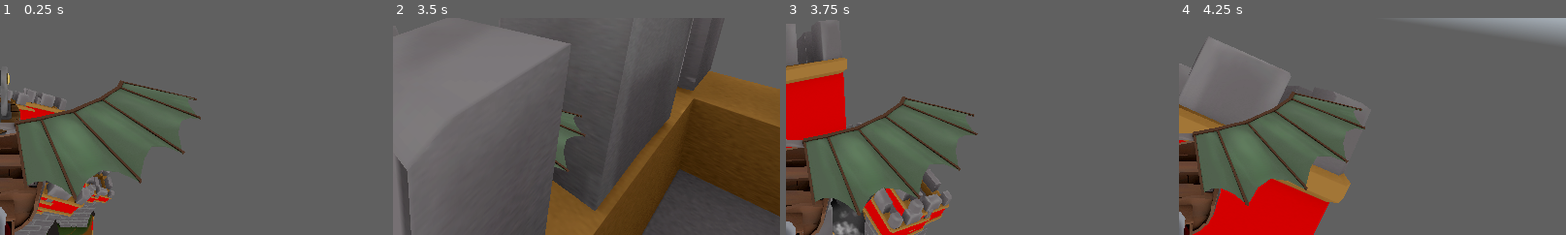
Above: before the commit, frames 1-4 (left to right).
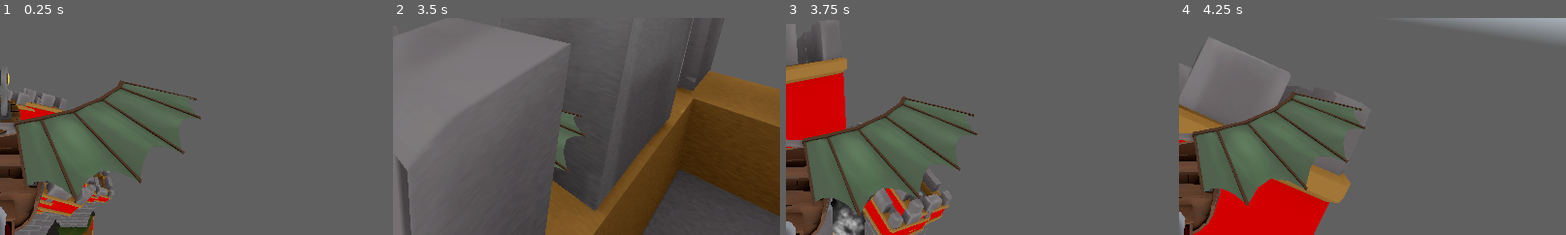
Above: after the commit, the same moments.

Repository: SimDubz/godot_gamejam_01
Game: Godot game, scene res://scenes/playground.tscn
Same seed, same stepped clock (60 frames per second), same inputs: the game is played once before the commit and once after it. This scene is started directly instead of the project's main scene. A sky picture missing from this copy of the repository is replaced by a grey-blue gradient.
Inputs (mouse positions are % of the whole screen's width and height, from its top left):
- Up to frame 1 (0.25 s): no input
- Up to frame 2 (3.5 s): tap Enter (ui_accept) at 0.5, 0.77, 1.52, 3.02 s; move the mouse to (55, 50) at 0.52 s; hold E (rotate_right) 0.53-1.28 s; move the mouse to (45, 50) at 1.27 s; hold Q (rotate_left) 1.28-2.03 s; move the mouse to (52, 48) at 2.02 s; hold E (rotate_right) from 2.03 s (still down); move the mouse to (49, 52) at 2.77 s
- Up to frame 3 (3.75 s): move the mouse to (57, 51) at 3.52 s; release E (rotate_right) at 3.53 s; hold Q (rotate_left) from 3.53 s (still down)
- Up to frame 4 (4.25 s): keep holding Q (rotate_left); tap Enter (ui_accept) at 3.77 s
The pictures show only the part of the screen within x 50-100%, y 50-100%; the shares and areas given below are measured in that part.

Frames 1-2 are identical in both runs. In frame 3, 0.5% of the frame differs, in the area x 12-21%, y 87-100%; in frame 4, nothing differs.

Commit message:
Projectile Trails are now even better and fix Flametrower Size

Diff:
--- a/arts/vfx/vfx_Flametrower.tscn
+++ b/arts/vfx/vfx_Flametrower.tscn
@@ -12,13 +12,15 @@
 [sub_resource type="ParticleProcessMaterial" id="ParticleProcessMaterial_daxam"]
 emission_shape = 1
 emission_sphere_radius = 0.15
-direction = Vector3(0, 0, 1)
+direction = Vector3(0, 0, 0)
 spread = 3.0
-initial_velocity_min = 4.0
-initial_velocity_max = 5.0
+initial_velocity_min = 40.0
+initial_velocity_max = 45.0
 gravity = Vector3(0, 0, 0)
 damping_min = 3.5
 damping_max = 5.0
+scale_min = 8.0
+scale_max = 10.0
 scale_curve = SubResource("CurveTexture_b0xds")
 
 [sub_resource type="StandardMaterial3D" id="StandardMaterial3D_ep7fo"]
@@ -27,7 +29,7 @@
 shading_mode = 0
 disable_fog = true
 vertex_color_use_as_albedo = true
-albedo_color = Color(5, 2, 0.25, 0.5)
+albedo_color = Color(3, 1, 0.1, 0.5)
 albedo_texture = ExtResource("1_0id8f")
 billboard_mode = 1
 billboard_keep_scale = true
@@ -53,14 +55,14 @@
 emission_shape = 1
 emission_sphere_radius = 0.3
 direction = Vector3(0, 0, 1)
-spread = 7.5
-initial_velocity_min = 4.0
-initial_velocity_max = 5.0
+spread = 5.5
+initial_velocity_min = 41.0
+initial_velocity_max = 45.5
 gravity = Vector3(0, 0, 0)
 damping_min = 3.0
 damping_max = 4.0
-scale_min = 3.0
-scale_max = 5.0
+scale_min = 25.0
+scale_max = 30.0
 scale_curve = SubResource("CurveTexture_5sj8l")
 color_ramp = SubResource("GradientTexture1D_s7eht")
 
@@ -78,15 +80,15 @@
 material = SubResource("StandardMaterial3D_r5ikd")
 
 [node name="vfx_Flametrower" type="Node3D"]
-transform = Transform3D(0.98328, 0, 0.182098, -0.0221922, 0.992546, 0.119832, -0.180741, -0.121869, 0.975951, 0, 0, 0)
+transform = Transform3D(1, 0, 0, 0, 1, 0, 0, 0, 1, 0, 0, 0)
 
 [node name="FlameAdd" type="GPUParticles3D" parent="."]
-amount = 12
+amount = 35
 process_material = SubResource("ParticleProcessMaterial_daxam")
 draw_pass_1 = SubResource("QuadMesh_g46dv")
 
 [node name="FlameAB" type="GPUParticles3D" parent="."]
-amount = 7
+amount = 25
 lifetime = 1.2
 process_material = SubResource("ParticleProcessMaterial_8a0sw")
 draw_pass_1 = SubResource("QuadMesh_yemem")
--- a/assets/Projectile_Arrow.tscn
+++ b/assets/Projectile_Arrow.tscn
@@ -33,8 +33,8 @@
 direction = Vector3(0, 0, 1)
 spread = 0.5
 gravity = Vector3(0, 0, 0)
-scale_min = 3.0
-scale_max = 4.5
+scale_min = 4.0
+scale_max = 6.0
 scale_curve = SubResource("CurveTexture_udqnj")
 color_ramp = SubResource("GradientTexture1D_wbi3p")
 
@@ -45,8 +45,11 @@
 disable_fog = true
 vertex_color_use_as_albedo = true
 albedo_texture = ExtResource("4_dm8pd")
-billboard_mode = 1
+billboard_mode = 3
 billboard_keep_scale = true
+particles_anim_h_frames = 1
+particles_anim_v_frames = 1
+particles_anim_loop = false
 
 [sub_resource type="QuadMesh" id="QuadMesh_mw7u2"]
 material = SubResource("StandardMaterial3D_o0e0h")
@@ -59,7 +62,6 @@
 
 [node name="Trail" type="GPUParticles3D" parent="SM_arrow" index="0"]
 transform = Transform3D(1, 0, 0, 0, 1, 0, 0, 0, 1, 0.00437741, -0.00329264, -2.29998)
-amount = 7
-lifetime = 0.5
+amount = 15
 process_material = SubResource("ParticleProcessMaterial_d42n7")
 draw_pass_1 = SubResource("QuadMesh_mw7u2")
--- a/assets/Projectile_Cannonball.tscn
+++ b/assets/Projectile_Cannonball.tscn
@@ -47,8 +47,11 @@
 disable_fog = true
 vertex_color_use_as_albedo = true
 albedo_texture = ExtResource("1_tejd0")
-billboard_mode = 1
+billboard_mode = 3
 billboard_keep_scale = true
+particles_anim_h_frames = 1
+particles_anim_v_frames = 1
+particles_anim_loop = false
 
 [sub_resource type="QuadMesh" id="QuadMesh_h7eov"]
 material = SubResource("StandardMaterial3D_h50q2")
@@ -58,7 +61,7 @@
 mesh = SubResource("SphereMesh_ublsy")
 
 [node name="Trail" type="GPUParticles3D" parent="."]
-amount = 10
-lifetime = 0.7
+amount = 15
+lifetime = 0.9
 process_material = SubResource("ParticleProcessMaterial_2lys4")
 draw_pass_1 = SubResource("QuadMesh_h7eov")
